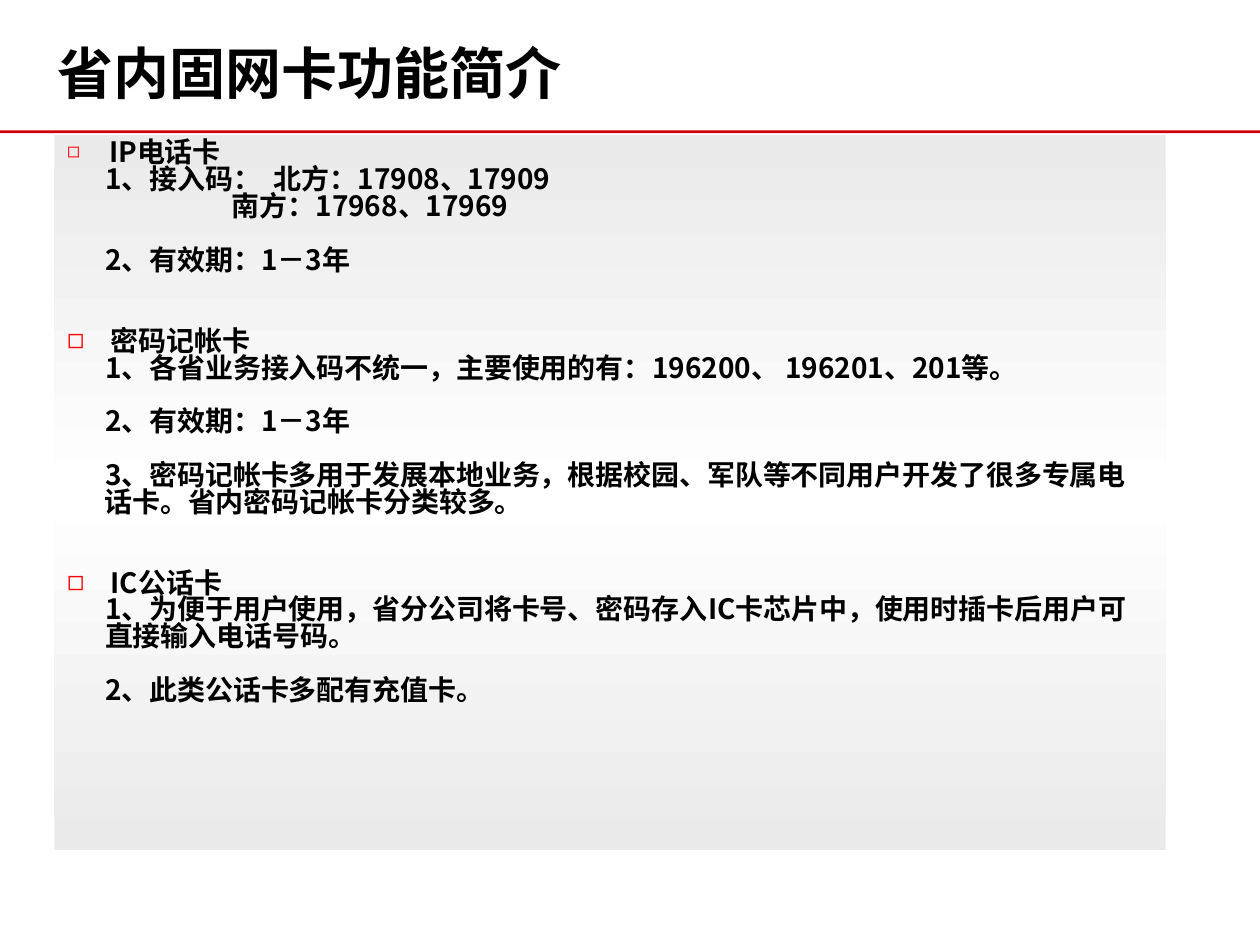
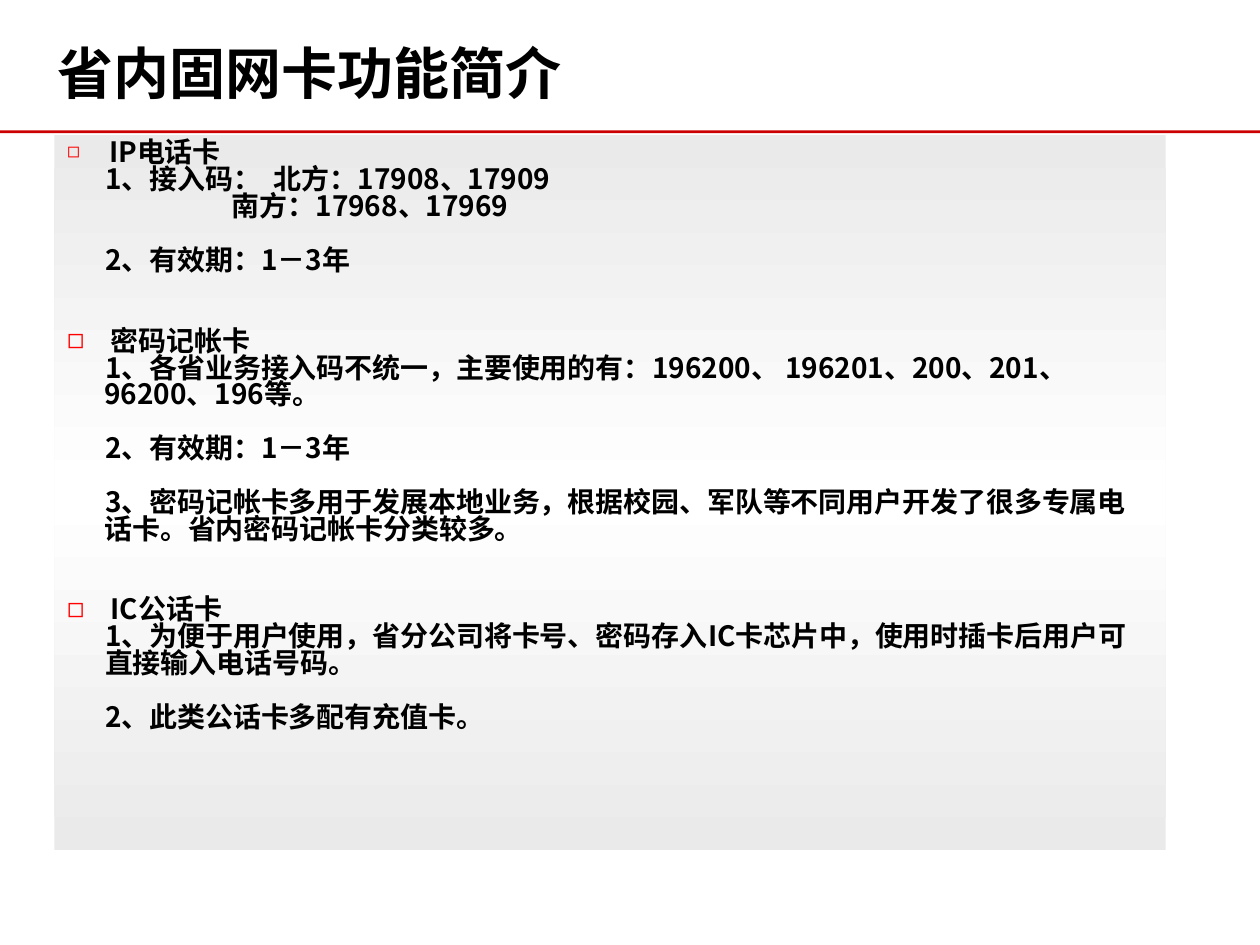
Before and after one commit to momo1101/unicardsrch, a slide deck: slide 63 of 软课题文本/软课题-中国联通电信卡业务及策略研究.ppt (slide 62 before the commit). Drawn at 1260x945 pixels with LibreOffice and Linux fonts; fonts in the diff are those of the drawing; background and template pictures are left out. Boxes give left, top, right and bottom in pixels: in the first picture for what was removed or moved away, otherwise in the second. Text is boxed around its words. In the diff, an @@ line names an element or a change of style, - is before the commit and + after.

```diff
--- a/软课题文本/软课题-中国联通电信卡业务及策略研究.ppt
+++ b/软课题文本/软课题-中国联通电信卡业务及策略研究.ppt
@@ text at [104, 350, 1067, 407]: text changed @@
-1、各省业务接入码不统一，主要使用的有：196200、 196201、201等。
+1、各省业务接入码不统一，主要使用的有：196200、 196201、200、201、96200、196等。
```
Also in this commit, not shown: 5 other slides changed, 5 slides added, 1 slide removed.
